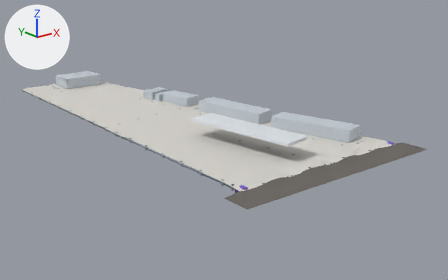
Before and after pictures for a commit that changed the glTF model portal-proposal/public/sites/models/1750.glb.
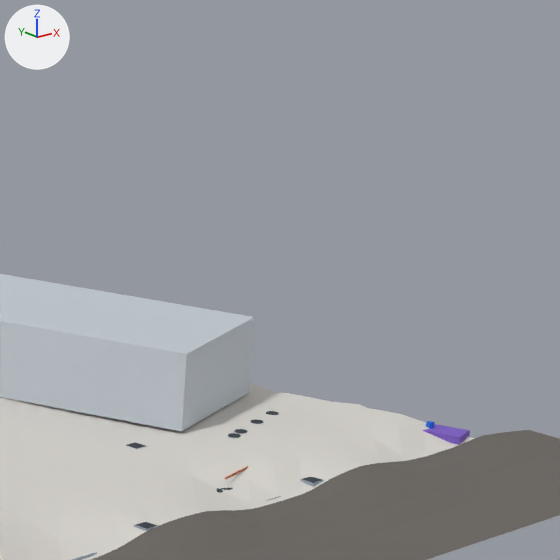
The first picture shows the older version from a 50 mm camera at (-134.1, -197.5, 62.5) aimed at (9.5, -18.0, -9.3). The close-ups show the older and then the newer version on the part from 72% to 91% of the width and 27% to 58% of the height of that picture. Only the edits that show in the close-ups are written down. The lights are fixed; the arrows at upper left show +X, +Y and +Z. Where no turn or scale is listed for an object, it has been applied to the vertices.

Before the edit, the objects in view are built like this:
```python
me_mesh_212 = bpy.data.meshes.new('Mesh_212')
me_mesh_212.from_pydata(...)  # 8 vertices, 12 faces; spans x 12.9..29.4, y -69.8..-38.3, z 0.1..4.3
me_mesh_212.materials.append(mat_building)  # light grey #c4ccd4
me_mesh_216 = bpy.data.meshes.new('Mesh_216')
me_mesh_216.from_pydata(...)  # 2295 vertices, 4264 faces; spans x -34.0..34.0, y -78.0..78.0, z -1.0..0.0
me_mesh_216.materials.append(mat_siteground)  # light grey #d9d6d0
me_mesh_217 = bpy.data.meshes.new('Mesh_217')
me_mesh_217.from_pydata(...)  # 283 vertices, 433 faces; spans x -39.0..39.0, y -88.0..-78.5, z -1.2..-0.2
me_mesh_217.materials.append(mat_road)  # dark grey #6b6661
ob_forecourt_and_paving = bpy.data.objects.new('Forecourt and paving', me_mesh_216)
ob_forecourt_and_paving.location = (0.0, 0.0, 0.0)
ob_highway_side_and_entrances = bpy.data.objects.new('Highway side and entrances', me_mesh_217)
ob_highway_side_and_entrances.location = (0.0, 0.0, 0.0)
ob_shop_building_2__6_units = bpy.data.objects.new('Shop building 2 (6 units)', me_mesh_212)
ob_shop_building_2__6_units.location = (0.0, 0.0, 0.0)
```
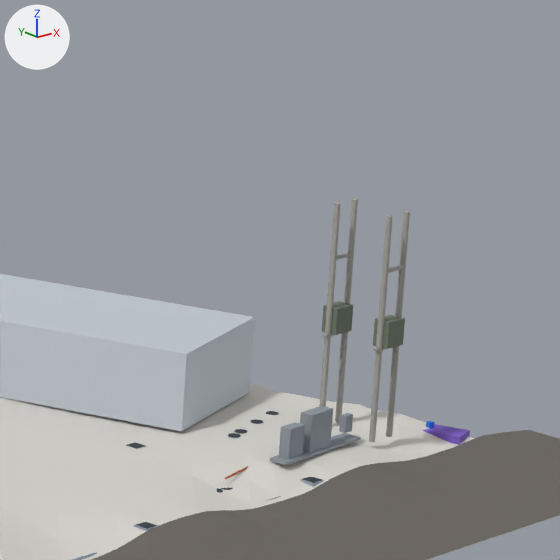
Location of each change, (x1, y1, x2, y2) in pixels of the close-ups (560 x 560 px):
'MDB (main distribution board)', added: after (269, 406, 361, 465)
'PEA pole pair 2', added: after (369, 211, 410, 442)
'PEA pole pair 1', added: after (319, 198, 358, 422)
'Transformer 250 kVA', added: after (373, 315, 405, 349)
'Transformer 100 kVA', added: after (322, 301, 353, 335)

The edits, one by one:
Material 'transformer' (mat_transformer) is new.
Its base color is (0.159, 0.195, 0.144) (grey #6f7a6a).
Its roughness is 0.85.
Material 'pole' (mat_pole) is new.
Its base color is (0.386, 0.376, 0.347) (grey #a7a59f).
Its roughness is 0.85.
Material 'mdb' (mat_mdb) is new.
Its base color is (0.266, 0.305, 0.342) (grey #8d969e).
Its roughness is 0.85.
Mesh me_mesh_217_1 is new.
It is a box spanning x 27.85..29.15, y -77.3..-76.4, z 5.05..6.45.
It uses material mat_transformer (grey #6f7a6a).
Mesh me_mesh_216_1 is new.
It consists of a 12-sided cylinder along z spanning x 27.64..27.96, y -77.01..-76.69, z 0.0..12.0; a 12-sided cylinder along z spanning x 29.04..29.36, y -77.01..-76.69, z 0.0..12.0; a box spanning x 27.5..29.5, y -76.98..-76.72, z 4.9..5.05; a box spanning x 27.7..29.3, y -76.98..-76.72, z 9.0..9.15.
It uses material mat_pole (grey #a7a59f).
Mesh me_mesh_215_1 is new.
It is a box spanning x 27.85..29.15, y -74.02..-73.12, z 5.05..6.45.
It uses material mat_transformer (grey #6f7a6a).
Mesh me_mesh_214_1 is new.
It consists of a 12-sided cylinder along z spanning x 27.64..27.96, y -73.73..-73.41, z 0.0..12.0; a 12-sided cylinder along z spanning x 29.04..29.36, y -73.73..-73.41, z 0.0..12.0; a box spanning x 27.5..29.5, y -73.7..-73.44, z 4.9..5.05; a box spanning x 27.7..29.3, y -73.7..-73.44, z 9.0..9.15.
It uses material mat_pole (grey #a7a59f).
Mesh me_mesh_213_1 is new.
It has 32 vertices, 48 faces and spans x 21.08..27.52, y -76.67..-75.33, z 0.0..2.15.
It uses material mat_mdb (grey #8d969e).
Object 'Transformer 250 kVA' (ob_transformer_250_kva) is new; it shows me_mesh_217_1.
Its location is (0.0, 0.0, 0.0).
Object 'PEA pole pair 2' (ob_pea_pole_pair_2) is new; it shows me_mesh_216_1.
Its location is (0.0, 0.0, 0.0).
Object 'Transformer 100 kVA' (ob_transformer_100_kva) is new; it shows me_mesh_215_1.
Its location is (0.0, 0.0, 0.0).
Object 'PEA pole pair 1' (ob_pea_pole_pair_1) is new; it shows me_mesh_214_1.
Its location is (0.0, 0.0, 0.0).
Object 'MDB (main distribution board)' (ob_mdb__main_distribution_board) is new; it shows me_mesh_213_1.
Its location is (0.0, 0.0, 0.0).
